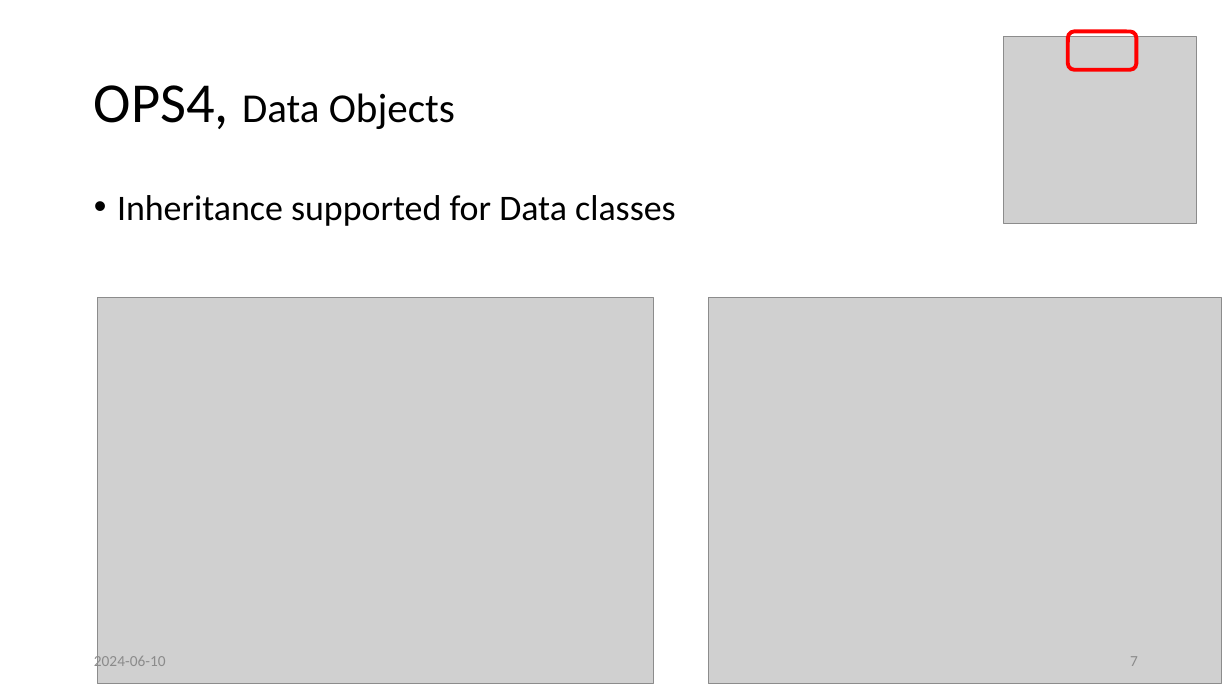
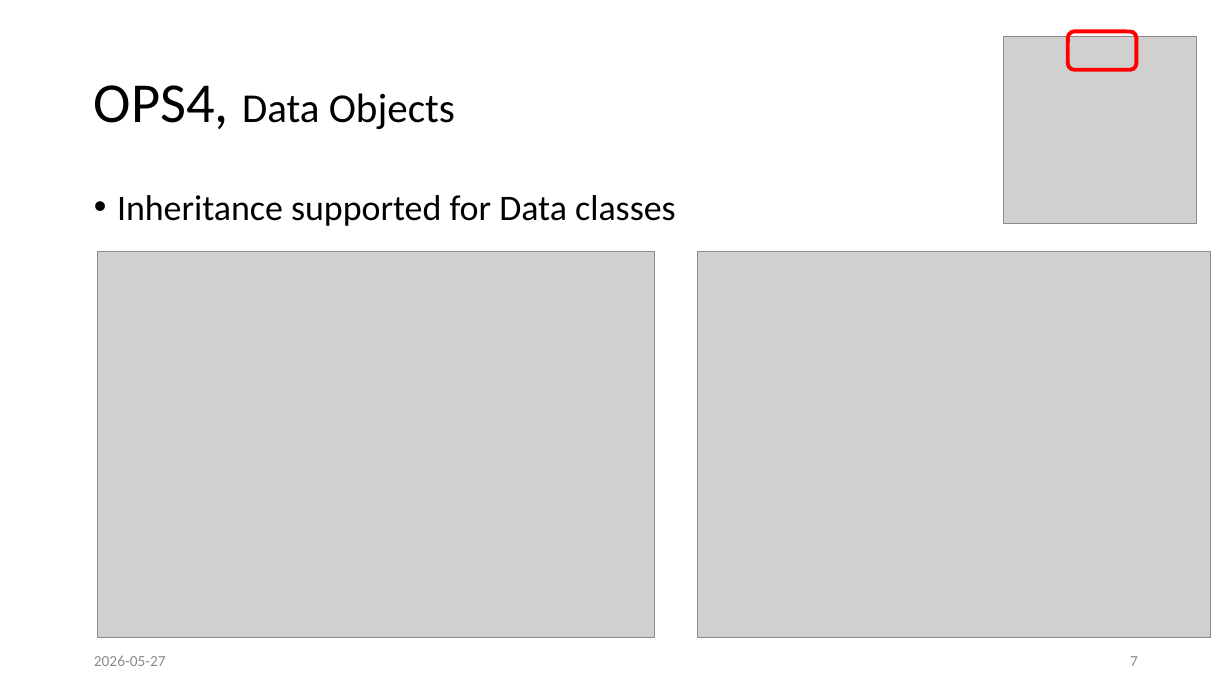
Before and after one commit to LelleAnd/ops, a slide deck: slide 7 of Doc/Ppt/OPS4 in depth.pptx. Drawn at 1232x693 pixels with LibreOffice and Linux fonts; fonts in the diff are those of the drawing; grey boxes stand for pictures. Boxes give left, top, right and bottom in pixels: in the first picture for what was removed or moved away, otherwise in the second. Text is boxed around its words. In the diff, an @@ line names an element or a change of style, - is before the commit and + after.

```diff
--- a/Doc/Ppt/OPS4 in depth.pptx
+++ b/Doc/Ppt/OPS4 in depth.pptx
@@ picture: place and size @@
-picture at (97,298,653,684)
+picture at (98,251,654,638)
@@ picture: place and size @@
-picture at (709,298,1222,684)
+picture at (698,251,1211,638)
@@ text at (94,655,166,666): text changed @@
-2024-06-10
+2026-05-27
```
Also in this commit, not shown: 32 other slides changed, 19 slides added, 4 slides removed.
